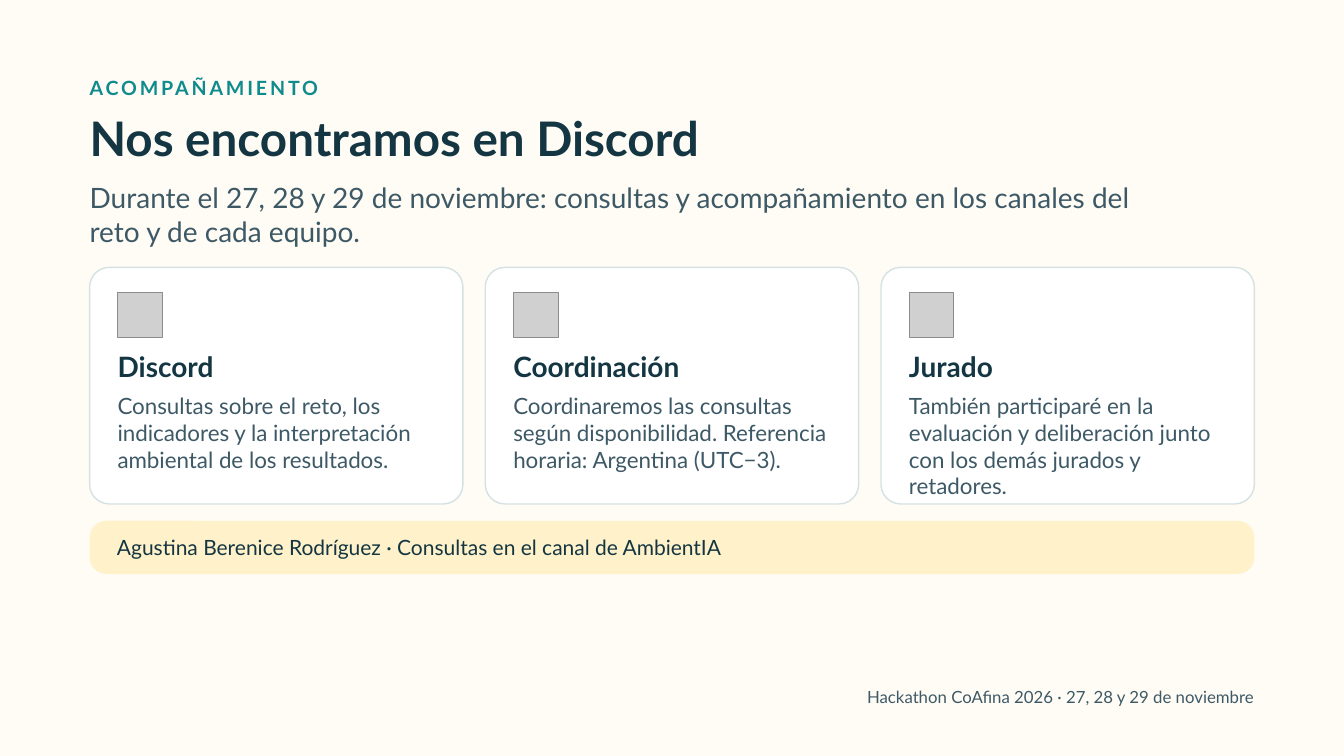
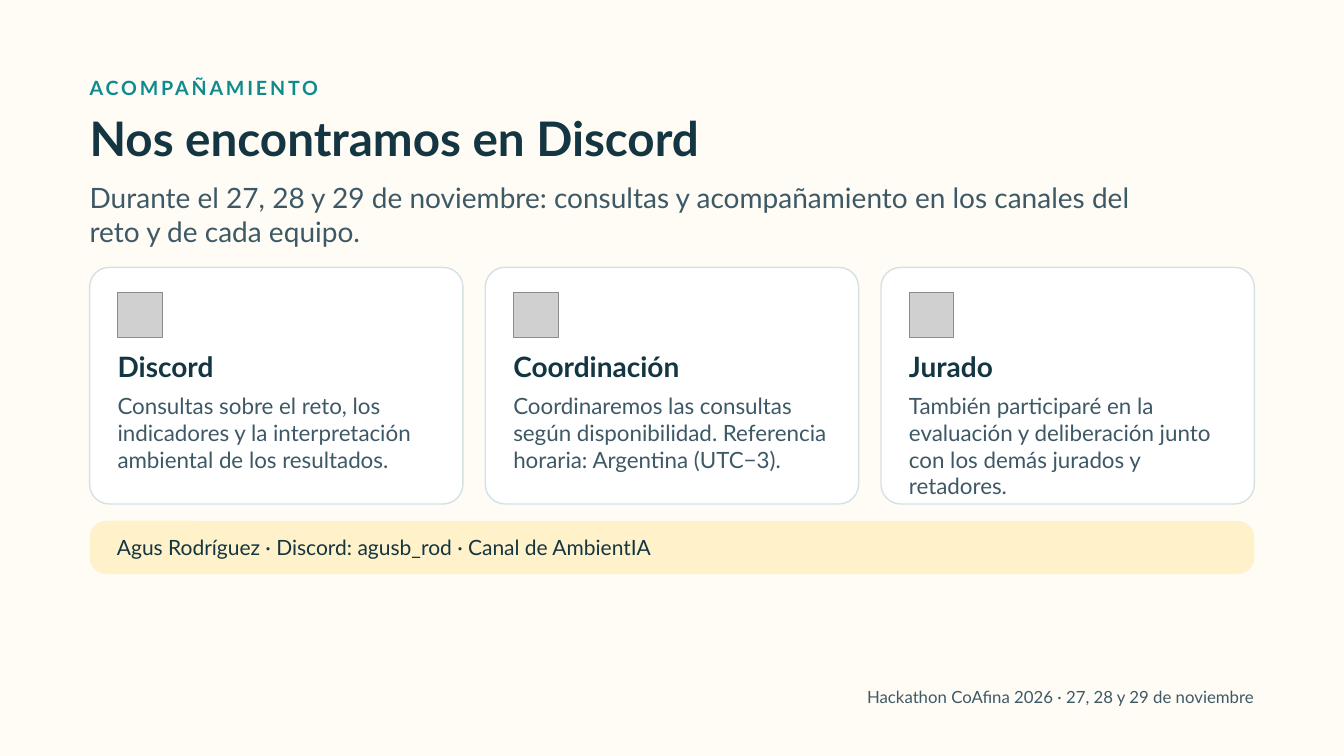
Before and after one commit to agusbrod-cell/AmbientIA-CoAfina, a slide deck: slide 9 of AmbientIA_CoAfina_Final.pptx. Drawn at 1344x756 pixels with LibreOffice and Linux fonts; fonts in the diff are those of the drawing; grey boxes stand for pictures; background and template pictures are left out. Boxes give left, top, right and bottom in pixels: in the first picture for what was removed or moved away, otherwise in the second. Text is boxed around its words. In the diff, an @@ line names an element or a change of style, - is before the commit and + after.

Commit message:
Agregar agusb_rod a la diapositiva de acompañamiento

```diff
--- a/AmbientIA_CoAfina_Final.pptx
+++ b/AmbientIA_CoAfina_Final.pptx
@@ text in rounded rectangle at [117,539,650,559]: text changed @@
-Agustina Berenice Rodríguez · Consultas en el canal de AmbientIA
+Agus Rodríguez · Discord: agusb_rod · Canal de AmbientIA
```
